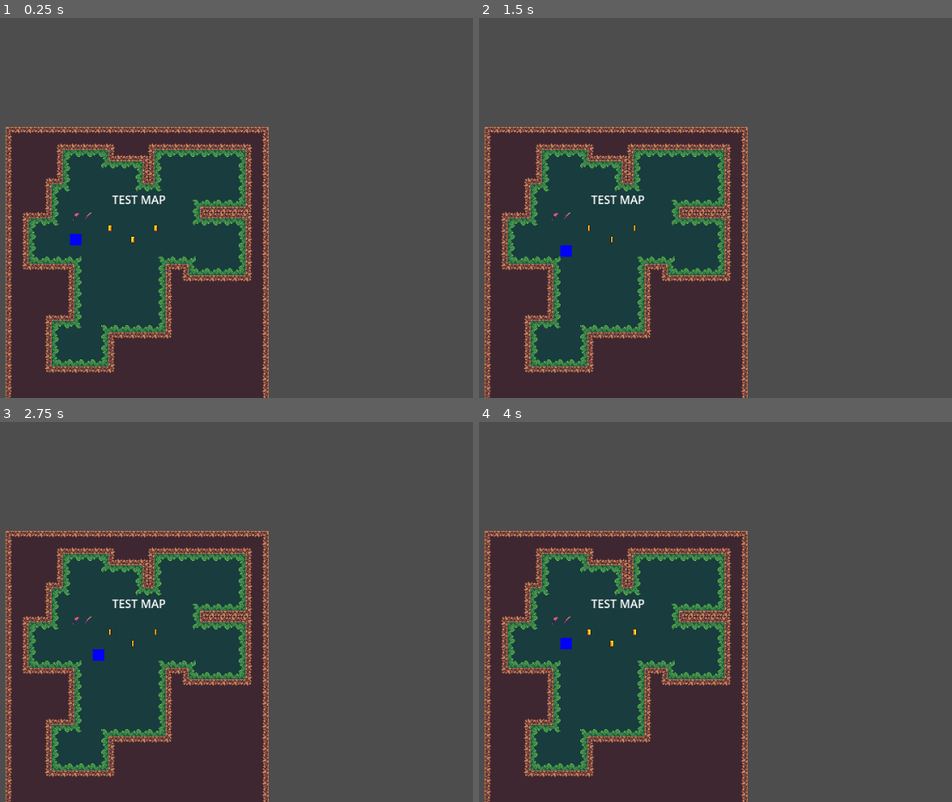
Above: before the commit, frames 1-4 (two rows, left to right).
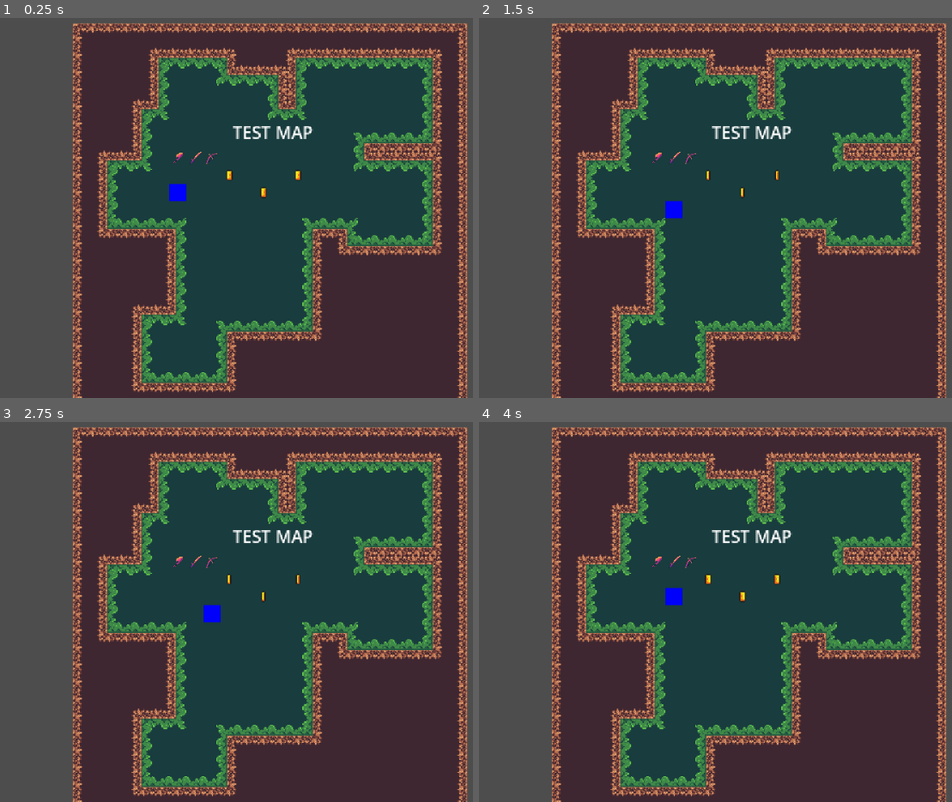
Above: after the commit, the same moments.

Repository: impstudio2024/Brackeys2024-2
Game: Godot game, scene res://Scenes/testmap/testmap.tscn
The game is run twice, just before and just after one commit, with the same random seed, the same clock (stepped at 60 frames per second) and the same inputs. This scene is started directly instead of the project's main scene.
Inputs (mouse positions are in pixels of both pictures, inside the frame that each line leads up to):
- Up to frame 1 (0.25 s): no input
- Up to frame 2 (1.5 s): move the mouse to (923, 185) at 0.52 s; hold D (move_right) 0.53-1.28 s; click (923, 185) at 0.67 s; move the mouse to (635, 223) at 1.27 s; hold S (move_down) from 1.28 s (still down)
- Up to frame 3 (2.75 s): move the mouse to (359, 524) at 2.02 s; release S (move_down) at 2.03 s; hold D (move_right) from 2.03 s (still down)
- Up to frame 4 (4 s): move the mouse to (734, 688) at 2.77 s; release D (move_right) at 2.78 s; hold W (move_up) 2.78-3.53 s; click (734, 688) at 2.92 s; tap Enter at 3.5 s; move the mouse to (outside the picture) at 3.52 s; hold A (move_left) from 3.53 s (still down)

The runs differ from the first frame. In frame 1, 84% of the frame differs, in the area x 1-99%, y 1-100%; in frame 2, 84%; in frame 3, 83%; in frame 4, 84%.

Commit message:
update test map with new bow weapon pickup

Diff:
--- a/brackeys-2024-2/Scenes/testmap/testmap.tscn
+++ b/brackeys-2024-2/Scenes/testmap/testmap.tscn
@@ -1,8 +1,9 @@
-[gd_scene load_steps=12 format=4 uid="uid://p2tulbeaf1e6"]
+[gd_scene load_steps=13 format=4 uid="uid://p2tulbeaf1e6"]
 
 [ext_resource type="Texture2D" uid="uid://bjgpbdeqrua7i" path="res://Assets/Sprites/ground_board_1.png" id="1_7tv78"]
 [ext_resource type="Texture2D" uid="uid://b8dftu8tapow1" path="res://Assets/Sprites/slime_boarder_c3.png" id="2_hroyw"]
 [ext_resource type="PackedScene" uid="uid://cw711chy7feh0" path="res://Scenes/testmap/testcharacter.tscn" id="3_ghrp1"]
+[ext_resource type="PackedScene" uid="uid://cot7ydcvqvfdi" path="res://Scenes/Weapons/bow.tscn" id="4_555v5"]
 [ext_resource type="PackedScene" uid="uid://oyas1loulgv4" path="res://Scenes/Weapons/sword.tscn" id="5_02grn"]
 [ext_resource type="PackedScene" uid="uid://b5dxt0fo0xvnp" path="res://Scenes/test_coin.tscn" id="5_c5sie"]
 [ext_resource type="PackedScene" uid="uid://b3d8eggut23xb" path="res://Scenes/Weapons/axe.tscn" id="6_46bn2"]
@@ -683,6 +684,7 @@
 
 [sub_resource type="TileSetScenesCollectionSource" id="TileSetScenesCollectionSource_l0uyi"]
 scenes/1/scene = ExtResource("3_ghrp1")
+scenes/2/scene = ExtResource("4_555v5")
 scenes/5/scene = ExtResource("5_c5sie")
 scenes/6/scene = ExtResource("5_02grn")
 scenes/7/scene = ExtResource("6_46bn2")
@@ -692,13 +694,17 @@
 
 [node name="Map" type="Node2D"]
 
+[node name="Camera2D" type="Camera2D" parent="."]
+position = Vector2(284, 330)
+zoom = Vector2(1.5, 1.5)
+
 [node name="Map" type="TileMapLayer" parent="."]
 tile_map_data = PackedByteArray("AAAKAA8AAQAGAAIAAAAJAA8AAQAAAAAAAAAKAA4AAQAAAAEAAAALAA4AAQABAAEAAAAMAA4AAQABAAEAAAANAA …(11696 unchanged characters)…
 tile_set = SubResource("TileSet_vaibt")
 
 [node name="Entities" type="TileMapLayer" parent="."]
 position = Vector2(10, -218)
-tile_map_data = PackedByteArray("AAAKACEAAAAAAAAAAQANACAAAAAAAAAABQARACAAAAAAAAAABQAPACEAAAAAAAAABQALAB8AAAAAAAAABgAKAB8AAAAAAAAABwA=")
+tile_map_data = PackedByteArray("AAAKACEAAAAAAAAAAQANACAAAAAAAAAABQARACAAAAAAAAAABQAPACEAAAAAAAAABQALAB8AAAAAAAAABgAKAB8AAAAAAAAABwAMAB8AAAAAAAAAAgA=")
 tile_set = SubResource("TileSet_tbi0s")
 
 [node name="disclaimer" type="Label" parent="."]
@@ -709,7 +715,8 @@
 text = "TEST MAP"
 
 [connection signal="body_entered" from="Entities/Pickup" to="Entities/Pickup" method="_on_body_entered"]
-[connection signal="body_entered" from="Entities/@Area2D@175273" to="Entities/@Area2D@175273" method="_on_body_entered"]
-[connection signal="body_entered" from="Entities/@Area2D@175274" to="Entities/@Area2D@175274" method="_on_body_entered"]
-[connection signal="body_entered" from="Entities/Weapon" to="Entities/Weapon" method="_on_body_entered"]
-[connection signal="body_entered" from="Entities/@Area2D@175275" to="Entities/@Area2D@175275" method="_on_body_entered"]
+[connection signal="body_entered" from="Entities/@Area2D@73192" to="Entities/@Area2D@73192" method="_on_body_entered"]
+[connection signal="body_entered" from="Entities/@Area2D@73193" to="Entities/@Area2D@73193" method="_on_body_entered"]
+[connection signal="body_entered" from="Entities/Sword" to="Entities/Sword" method="_on_body_entered"]
+[connection signal="body_entered" from="Entities/Axe" to="Entities/Axe" method="_on_body_entered"]
+[connection signal="body_entered" from="Entities/Bow" to="Entities/Bow" method="_on_body_entered"]
